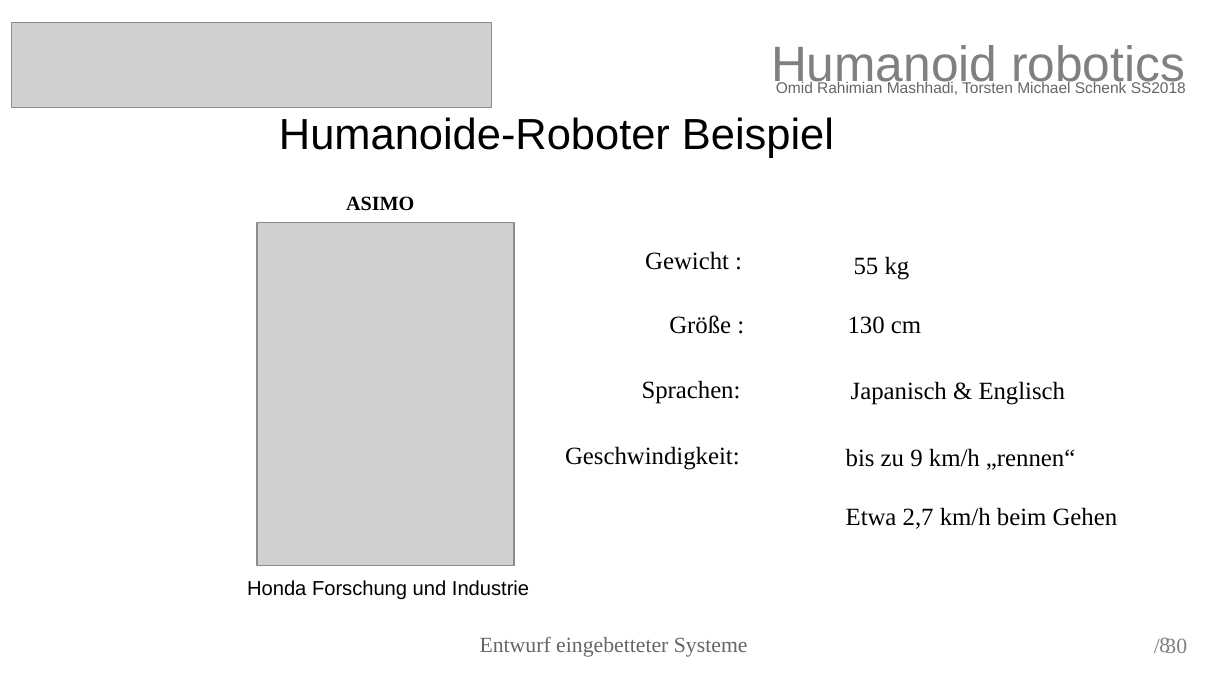
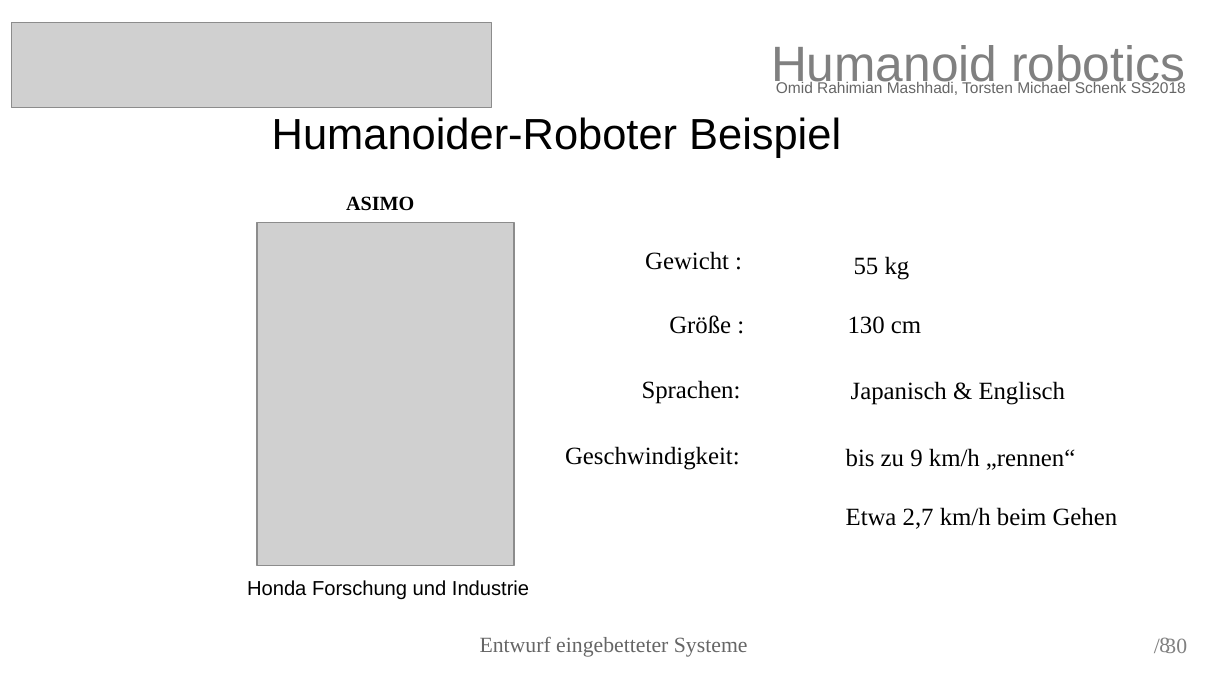
Before and after one commit to torstenschenk/beuth-avatar-ss2018, a slide deck: slide 8 of Presentation/HumanoidRobotic.odp. Drawn at 1232x693 pixels with LibreOffice and Linux fonts; fonts in the diff are those of the drawing; grey boxes stand for pictures. Boxes give left, top, right and bottom in pixels: in the first picture for what was removed or moved away, otherwise in the second. Text is boxed around its words. In the diff, an @@ line names an element or a change of style, - is before the commit and + after.

```diff
--- a/Presentation/HumanoidRobotic.odp
+++ b/Presentation/HumanoidRobotic.odp
@@ title at bbox=[272, 117, 841, 158]: text changed @@
-Humanoide-Roboter Beispiel
+Humanoider-Roboter Beispiel
```
Also in this commit, not shown: 8 other slides changed, 4 other files.
